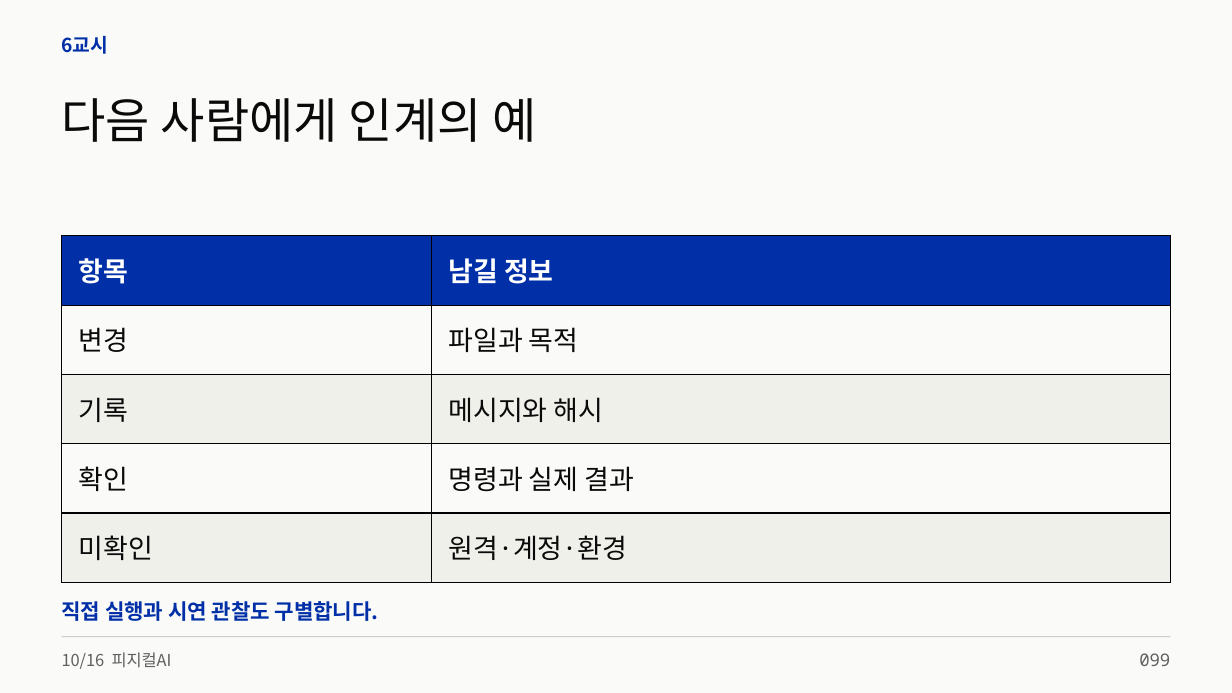
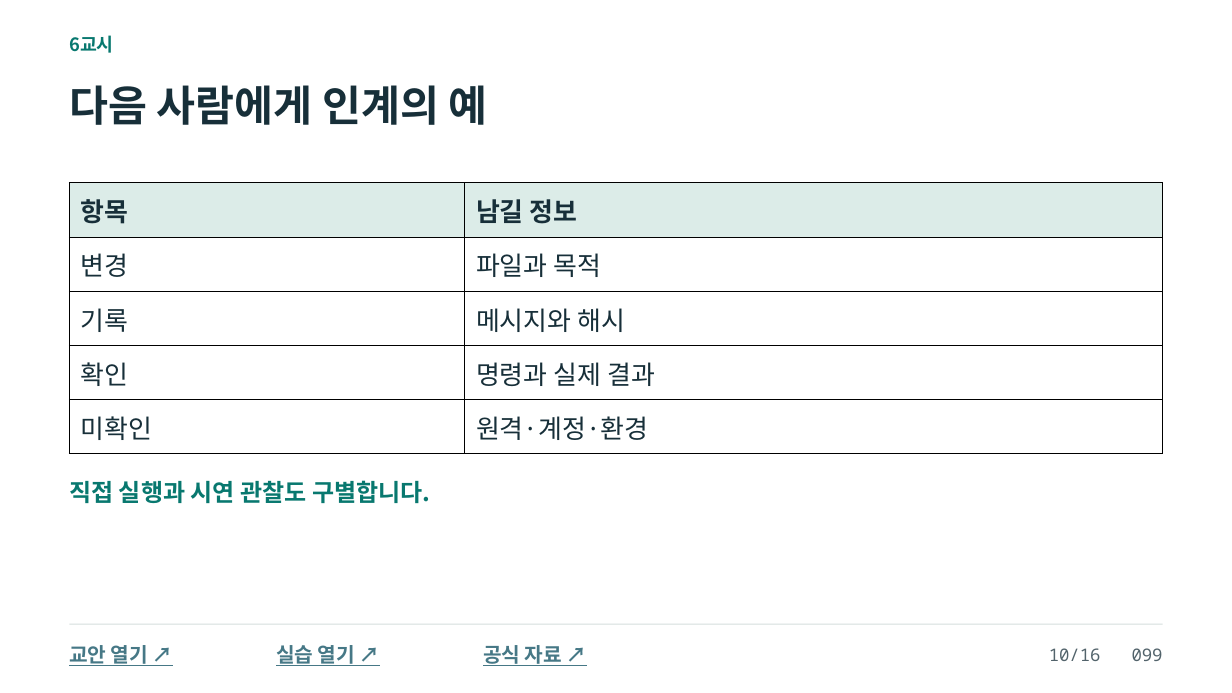
Before and after one commit to zeusk302-png/kdigital-physical-ai, a slide deck: slide 99 of downloads/2026-10-16/readable-slides.pptx. Drawn at 1232x693 pixels with LibreOffice and Linux fonts; fonts in the diff are those of the drawing. Boxes give left, top, right and bottom in pixels: in the first picture for what was removed or moved away, otherwise in the second. Text is boxed around its words. In the diff, an @@ line names an element or a change of style, - is before the commit and + after.

```diff
--- a/downloads/2026-10-16/readable-slides.pptx
+++ b/downloads/2026-10-16/readable-slides.pptx
@@ background #FAFAF8 to #FFFFFF @@
@@ text "6교시": place and size @@
-text "6교시" at <box>62,36,109,54</box>
+text "6교시" at <box>69,35,114,53</box>
@@ text "6교시" at <box>69,35,114,53</box>: size 15 to 14.2 pt, text colour #002FA7 to #08786F @@
@@ text "다음 사람에게 인계의 예": place and size @@
-text "다음 사람에게 인계의 예" at <box>62,98,536,142</box>
+text "다음 사람에게 인계의 예" at <box>69,85,488,125</box>
@@ text "다음 사람에게 인계의 예" at <box>69,85,488,125</box>: size 37.5 to 33 pt, text colour #0A0A0A to #172F39, bold on @@
@@ table at <box>69,183,1164,454</box> @@
@@ fill #002FA7 to #DCECE8 in row 1 @@
@@ fill #FAFAF8 to #FFFFFF in 4 cells @@
@@ fill #F0F0EB to #FFFFFF in 4 cells @@
@@ size 21 to 20.2 pt @@
@@ text colour #FFFFFF to #172F39 in "항목", "남길 정보" @@
@@ text colour #0A0A0A to #172F39 in "변경", "파일과 목적", "기록", "메시지와 해시" and 4 more places @@
@@ line spacing 0.94 to 1.02 @@
@@ table: place and size @@
-table at <box>62,236,1171,582</box>
+table at <box>69,183,1164,454</box>
@@ text "직접 실행과 시연 관찰도 구별합니다.": place and size @@
-text "직접 실행과 시연 관찰도 구별합니다." at <box>62,601,379,621</box>
+text "직접 실행과 시연 관찰도 구별합니다." at <box>69,480,430,503</box>
@@ text "직접 실행과 시연 관찰도 구별합니다." at <box>69,480,430,503</box>: size 16.5 to 18.8 pt, text colour #002FA7 to #08786F @@
@@ rectangle: place and size @@
-rectangle at <box>62,637,1171,638</box>
+rectangle at <box>69,624,1163,625</box>
@@ rectangle at <box>69,624,1163,625</box>: fill #CECEC9 to #D5DEDD @@
@@ text removed at <box>62,652,172,669</box> @@
-10/16 피지컬AI
@@ text added at <box>69,645,148,666</box>, 15.8 pt, text #467886, bold, underline @@
+교안 열기 ↗
@@ text added at <box>276,645,355,666</box>, 15.8 pt, text #467886, bold, underline @@
+실습 열기 ↗
@@ text added at <box>483,645,562,666</box>, 15.8 pt, text #467886, bold, underline @@
+공식 자료 ↗
@@ text at <box>1049,648,1163,661</box>: text changed; text colour #606060 to #52636B @@
-099
+10/16 099
```
Also in this commit, not shown: 101 other slides changed, 9 slides added, 7 slides removed, 11 other files.
